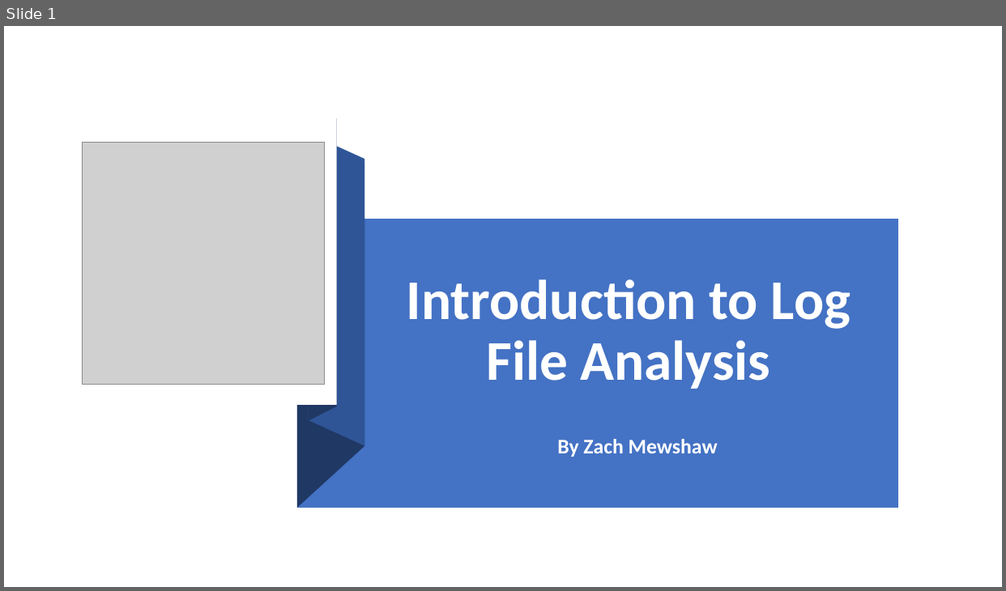
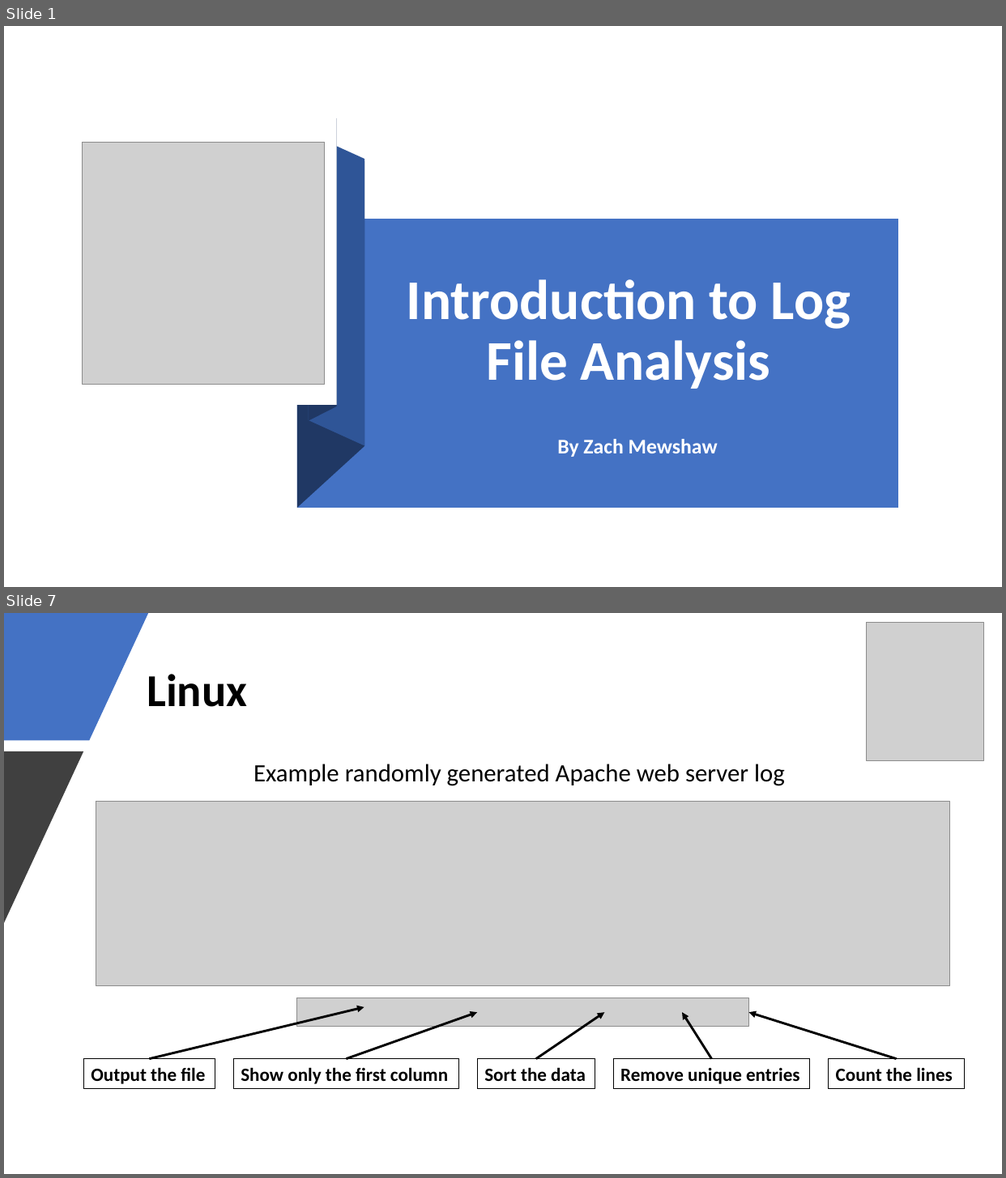
Before and after one commit to zmewshaw/cyber, a slide deck: presentations/Introduction to Log File Analysis.pptx. Shown one above the other, each under a label of ours: slide 1 before the commit, slides 1 and 7 after it; the slides between them are not shown. The pictures are 1006x591 and 1006x1178 pixels, drawn with LibreOffice and Linux fonts; fonts in the diff are those of the drawing; grey boxes stand for pictures. Boxes give left, top, right and bottom in pixels: in the first picture for what was removed or moved away, otherwise in the second. Text is boxed around its words. In the diff, an @@ line names an element or a change of style, - is before the commit and + after.

```diff
--- a/presentations/Introduction to Log File Analysis.pptx
+++ b/presentations/Introduction to Log File Analysis.pptx
@@ slide 7 added at bbox=[4, 613, 1002, 1174], background #FFFFFF @@
@@ freeform shape added at bbox=[4, 613, 148, 740], fill #4472C4 @@
@@ picture added at bbox=[867, 622, 984, 760] @@
@@ title added at bbox=[147, 674, 247, 707], 44 pt, text #000000, bold @@
+Linux
@@ freeform shape added at bbox=[4, 752, 83, 923], fill #404040 @@
@@ text added at bbox=[253, 764, 785, 786], 24 pt, text #000000 @@
+Example randomly generated Apache web server log
@@ picture added at bbox=[96, 802, 949, 986] @@
@@ picture added at bbox=[296, 999, 749, 1027] @@
@@ arrow added from (149, 1059) to (364, 1007), #000000 2.25 pt @@
@@ arrow added from (346, 1059) to (477, 1013), #000000 2.25 pt @@
@@ arrow added from (536, 1059) to (604, 1013), #000000 2.25 pt @@
@@ arrow added from (711, 1059) to (682, 1013), #000000 2.25 pt @@
@@ arrow added from (897, 1059) to (749, 1013), #000000 2.25 pt @@
@@ rectangle added at bbox=[83, 1059, 215, 1089], outline #000000 0.75 pt, 18 pt, text #000000, bold @@
+Output the file
@@ rectangle added at bbox=[233, 1059, 458, 1089], outline #000000 0.75 pt, 18 pt, text #000000, bold @@
+Show only the first column
@@ rectangle added at bbox=[477, 1059, 594, 1089], outline #000000 0.75 pt, 18 pt, text #000000, bold @@
+Sort the data
@@ rectangle added at bbox=[613, 1059, 810, 1089], outline #000000 0.75 pt, 18 pt, text #000000, bold @@
+Remove unique entries
@@ rectangle added at bbox=[829, 1059, 965, 1089], outline #000000 0.75 pt, 18 pt, text #000000, bold @@
+Count the lines
```
Also in this commit, not shown: 6 slides changed, 11 other slides added, 9 slides removed, 1 other file.
